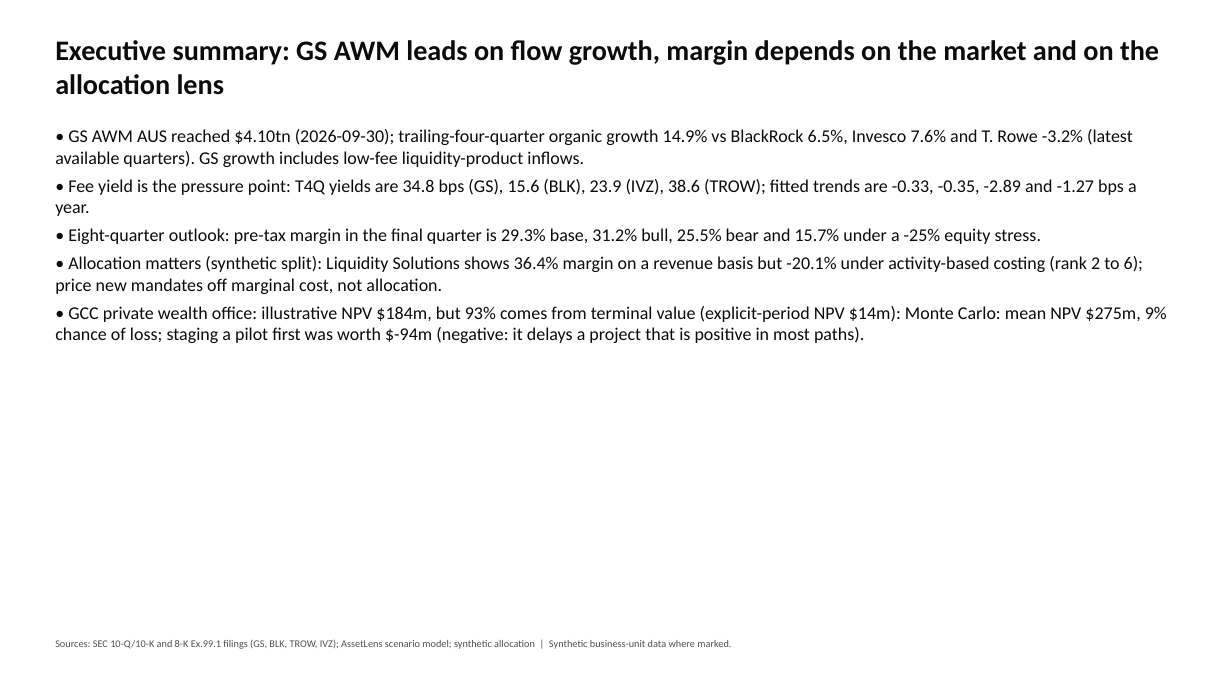
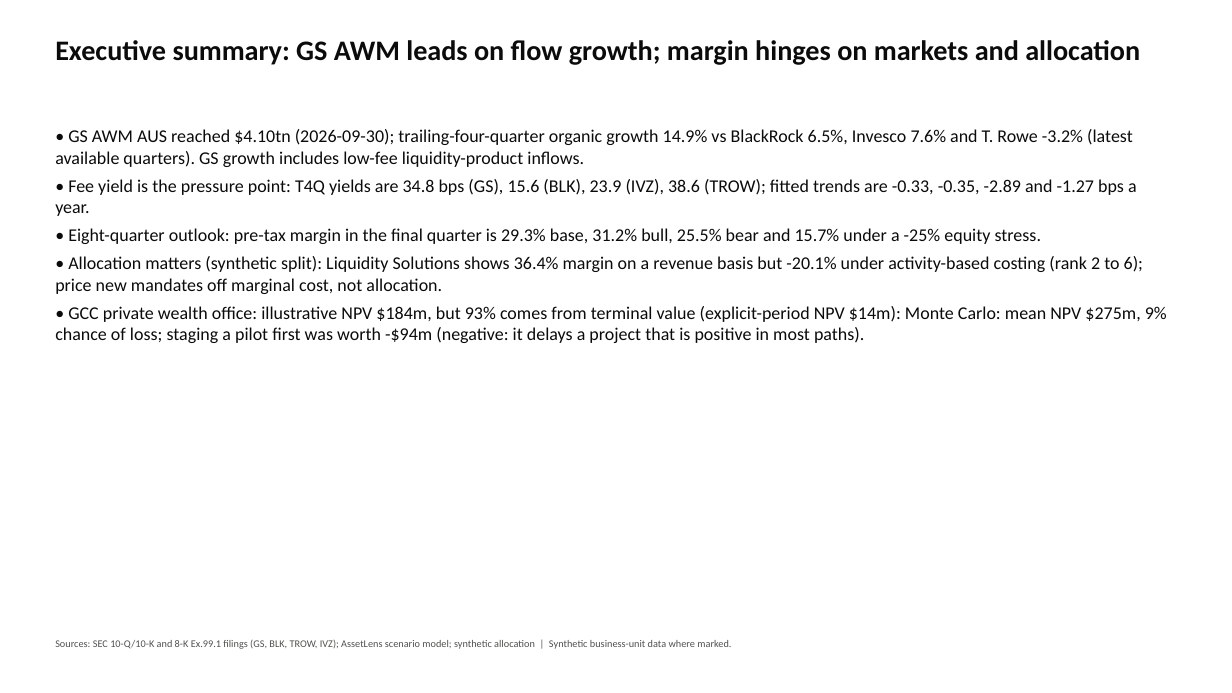
Before and after one commit to swalihnm/assetlens, a slide deck: slide 1 of outputs/deck/AssetLens_Board_Pack.pptx. Drawn at 1232x693 pixels with LibreOffice and Linux fonts; fonts in the diff are those of the drawing. Boxes give left, top, right and bottom in pixels: in the first picture for what was removed or moved away, otherwise in the second. Text is boxed around its words. In the diff, an @@ line names an element or a change of style, - is before the commit and + after.

```diff
--- a/outputs/deck/AssetLens_Board_Pack.pptx
+++ b/outputs/deck/AssetLens_Board_Pack.pptx
@@ text at box(55, 40, 1140, 65): text changed @@
-Executive summary: GS AWM leads on flow growth, margin depends on the market and on the allocation lens
+Executive summary: GS AWM leads on flow growth; margin hinges on markets and allocation
@@ text at box(55, 306, 1167, 343): text changed @@
-• GCC private wealth office: illustrative NPV $184m, but 93% comes from terminal value (explicit-period NPV $14m): Monte Carlo: mean NPV $275m, 9% chance of loss; staging a pilot first was worth $-94m (negative: it delays a project that is positive in most paths).
+• GCC private wealth office: illustrative NPV $184m, but 93% comes from terminal value (explicit-period NPV $14m): Monte Carlo: mean NPV $275m, 9% chance of loss; staging a pilot first was worth -$94m (negative: it delays a project that is positive in most paths).
```
Also in this commit, not shown: 2 other slides changed, 16 other files.
